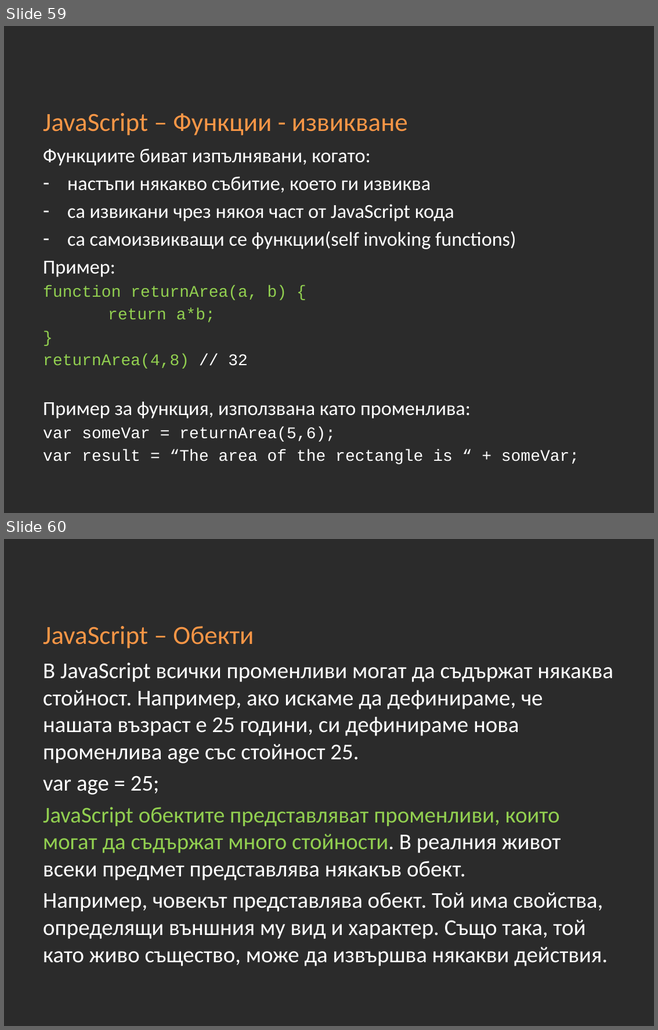
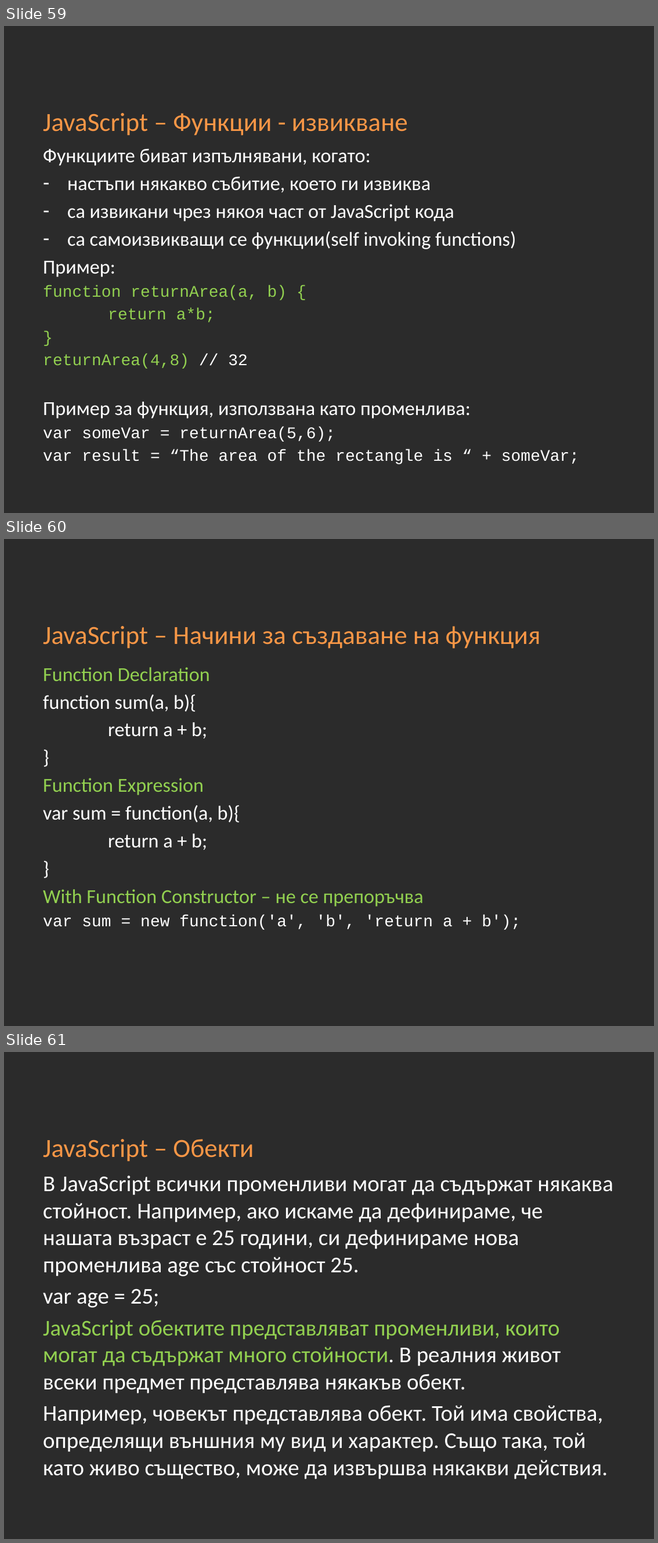
Before and after one commit to Academy-Soft-Intellect/Front-End-Course, a slide deck: 09-JavaScript-Basics/09-JavaScript-Basics.pptx. Shown one above the other, each under a label of ours: slides 59 and 60 before the commit, slides 59, 60 and 61 after it. The pictures are 658x1030 and 658x1543 pixels, drawn with LibreOffice and Linux fonts; fonts in the diff are those of the drawing; background and template pictures are left out; a plain dark background stands for a picture behind light text. Boxes give left, top, right and bottom in pixels: in the first picture for what was removed or moved away, otherwise in the second. Text is boxed around its words. In the diff, an @@ line names an element or a change of style, - is before the commit and + after.

Commit message:
JS - presentation update

```diff
--- a/09-JavaScript-Basics/09-JavaScript-Basics.pptx
+++ b/09-JavaScript-Basics/09-JavaScript-Basics.pptx
@@ slide 60 added at bbox=[4, 539, 654, 1026], background picture (left out) @@
@@ title added at bbox=[43, 626, 540, 649], 29 pt, text #F79646 @@
+JavaScript – Начини за създаване на функция
@@ text added at bbox=[43, 667, 520, 930], 22 pt, text #FFFFFF @@
+Function Declaration
+function sum(a, b){
+return a + b;
+}
+Function Expression
+var sum = function(a, b){
+return a + b;
+}
+With Function Constructor – не се препоръчва
+var sum = new function('a', 'b', 'return a + b');
@@ what was slide 60 is now slide 61 @@
```
Also in this commit, not shown: 1 other file.
